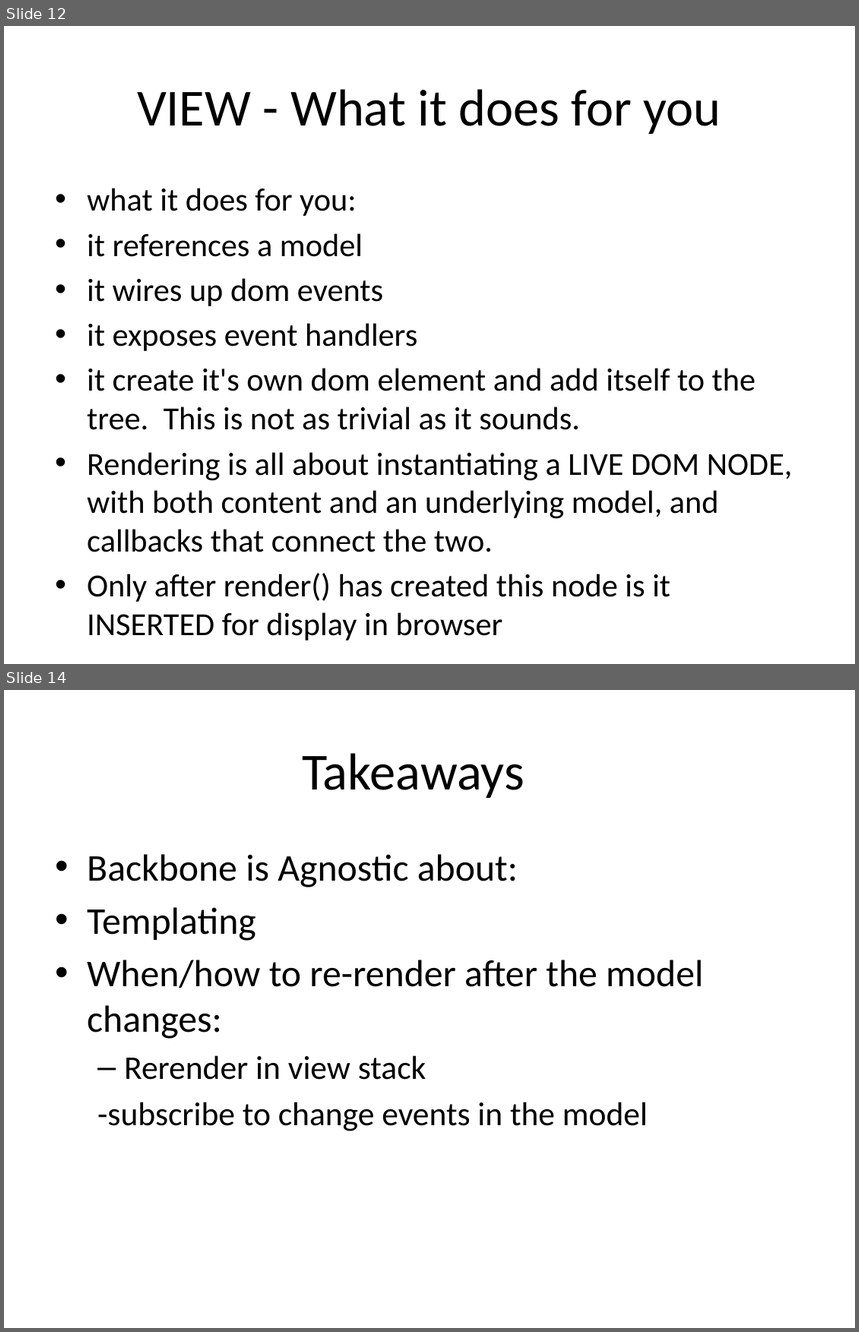
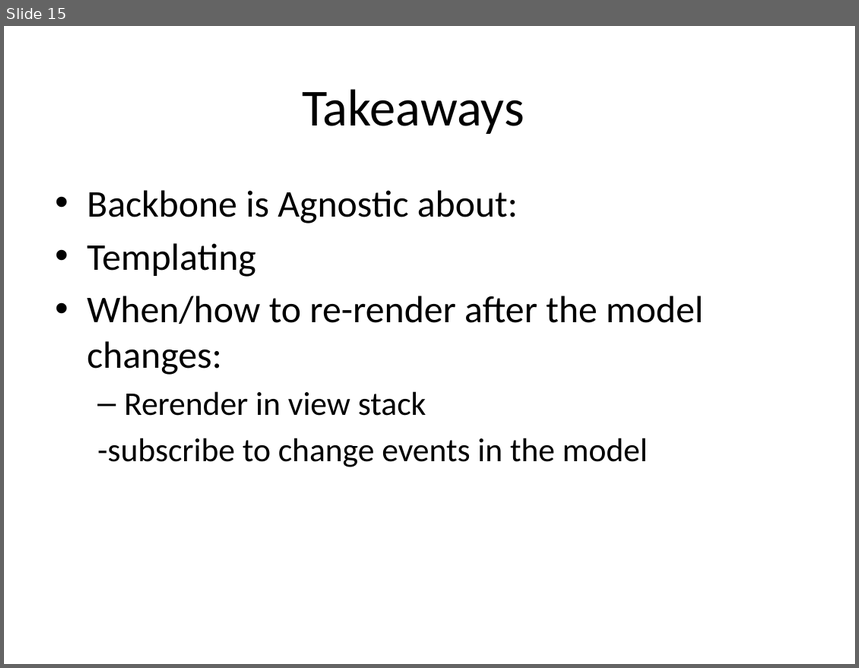
Before and after one commit to jkoynok/TechFest.BackBone, a slide deck: TechFest.Backbone/tf.backbone.pptx. Shown one above the other, each under a label of ours: slides 12 and 14 before the commit, slide 15 after it; the slides between them are not shown. The pictures are 859x1332 and 859x668 pixels, drawn with LibreOffice and Linux fonts; fonts in the diff are those of the drawing. Boxes give left, top, right and bottom in pixels: in the first picture for what was removed or moved away, otherwise in the second. Text is boxed around its words. In the diff, an @@ line names an element or a change of style, - is before the commit and + after.

```diff
--- a/TechFest.Backbone/tf.backbone.pptx
+++ b/TechFest.Backbone/tf.backbone.pptx
@@ slide 12 removed at [4, 26, 855, 664], background #FFFFFF @@
@@ title removed at [137, 89, 721, 134] @@
-VIEW - What it does for you
@@ text removed at [87, 188, 793, 602] @@
-• what it does for you:
-• it references a model
-• it wires up dom events
-• it exposes event handlers
-• it create it's own dom element and add itself to the tree. This is not as trivial as it sounds.
-• Rendering is all about instantiating a LIVE DOM NODE, with both content and an underlying model, and callbacks that connect the two.
-• Only after render() has created this node is it INSERTED for display in browser
@@ what was slide 14 is now slide 15 @@
```
Also in this commit, not shown: 10 slides changed, 5 slides added, 2 other slides removed, 7 other files.
